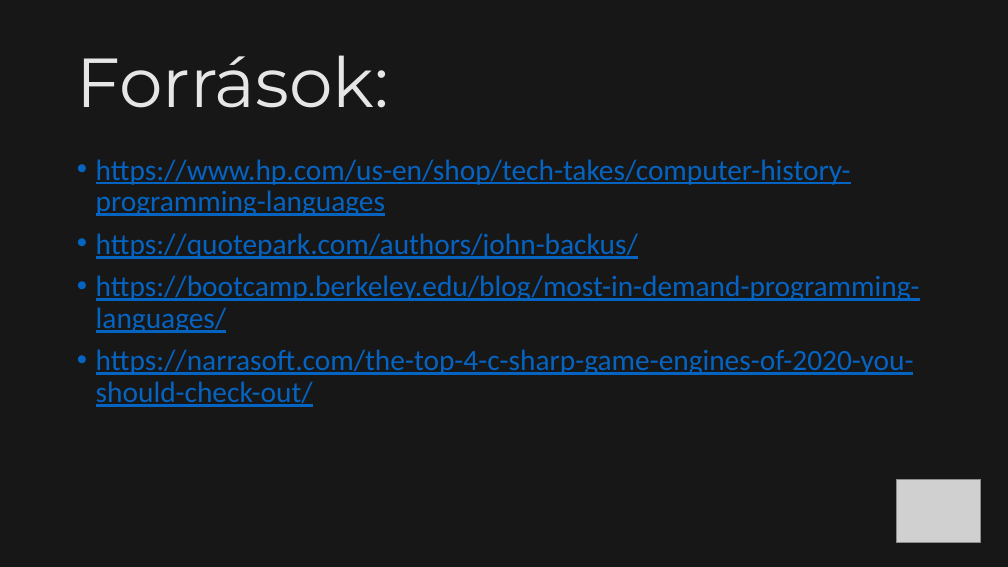
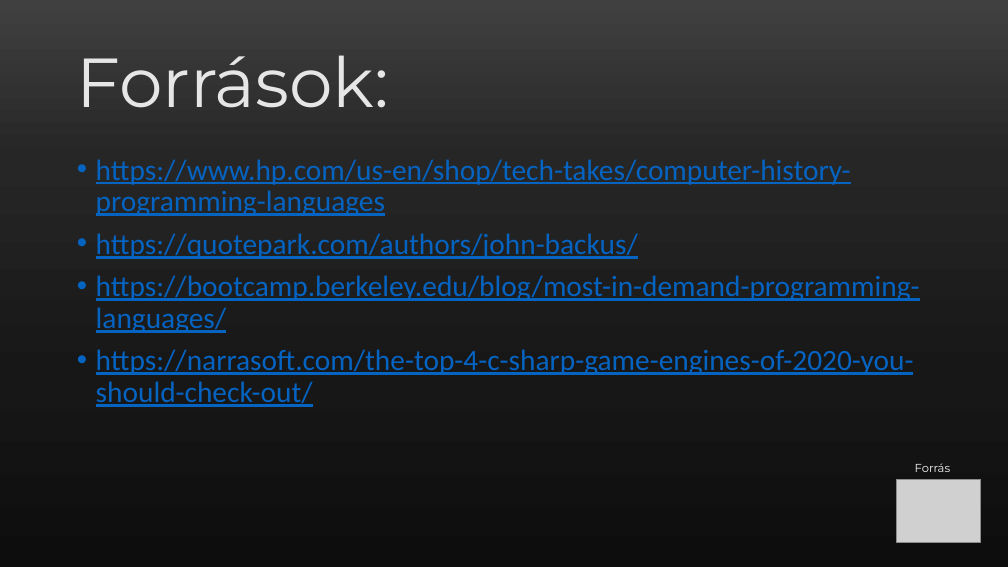
Before and after one commit to PiciMadar/IKTproba01, a slide deck: slide 8 of szakmaivalamiigen.pptx. Drawn at 1008x567 pixels with LibreOffice and Linux fonts; fonts in the diff are those of the drawing; grey boxes stand for pictures. Boxes give left, top, right and bottom in pixels: in the first picture for what was removed or moved away, otherwise in the second. Text is boxed around its words. In the diff, an @@ line names an element or a change of style, - is before the commit and + after.

```diff
--- a/szakmaivalamiigen.pptx
+++ b/szakmaivalamiigen.pptx
@@ background #181717 to gradient #404040 to #262626 to #181717 to #0D0D0D @@
@@ text added at [915,463,951,472], 11 pt, text #F2F2F2 @@
+Forrás
```
Also in this commit, not shown: 7 other slides changed.
